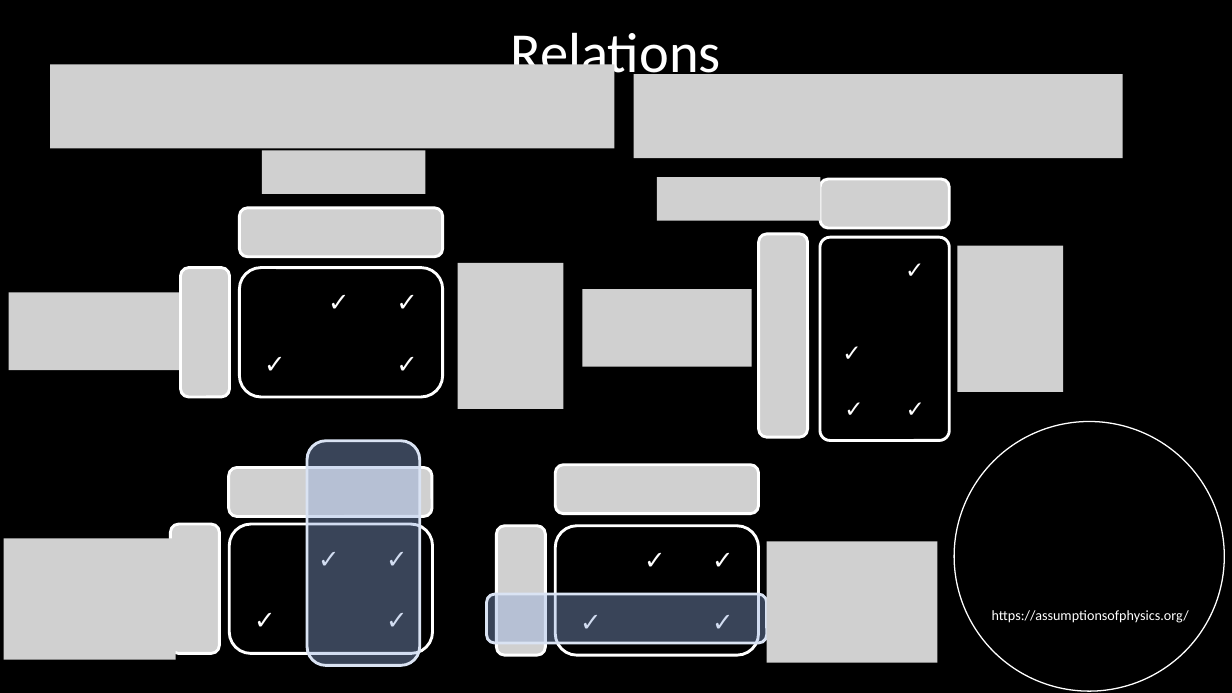
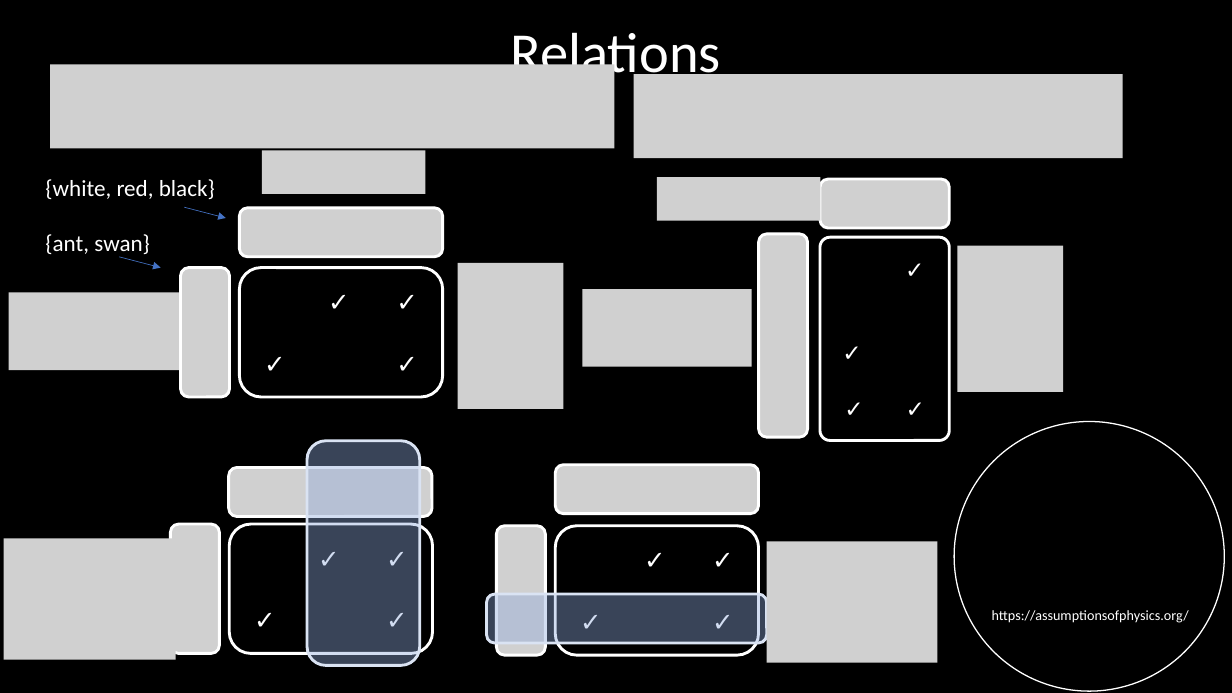
Before and after one commit to assumptionsofphysics/slides, a slide deck: slide 8 of Set Theory 112623.pptx. Drawn at 1232x693 pixels with LibreOffice and Linux fonts; fonts in the diff are those of the drawing; grey boxes stand for pictures; background and template pictures are left out. Boxes give left, top, right and bottom in pixels: in the first picture for what was removed or moved away, otherwise in the second. Text is boxed around its words. In the diff, an @@ line names an element or a change of style, - is before the commit and + after.

```diff
--- a/Set Theory 112623.pptx
+++ b/Set Theory 112623.pptx
@@ text added at (45, 179, 215, 199), 18 pt, text #FFFFFF @@
+{white, red, black}
@@ arrow added from (184, 207) to (226, 218), #4472C4 0.5 pt @@
@@ text added at (45, 234, 150, 258), 18 pt, text #FFFFFF @@
+{ant, swan}
@@ arrow added from (119, 257) to (161, 268), #4472C4 0.5 pt @@
```
Also in this commit, not shown: 2 other slides changed, 1 slide added, 1 slide removed.
